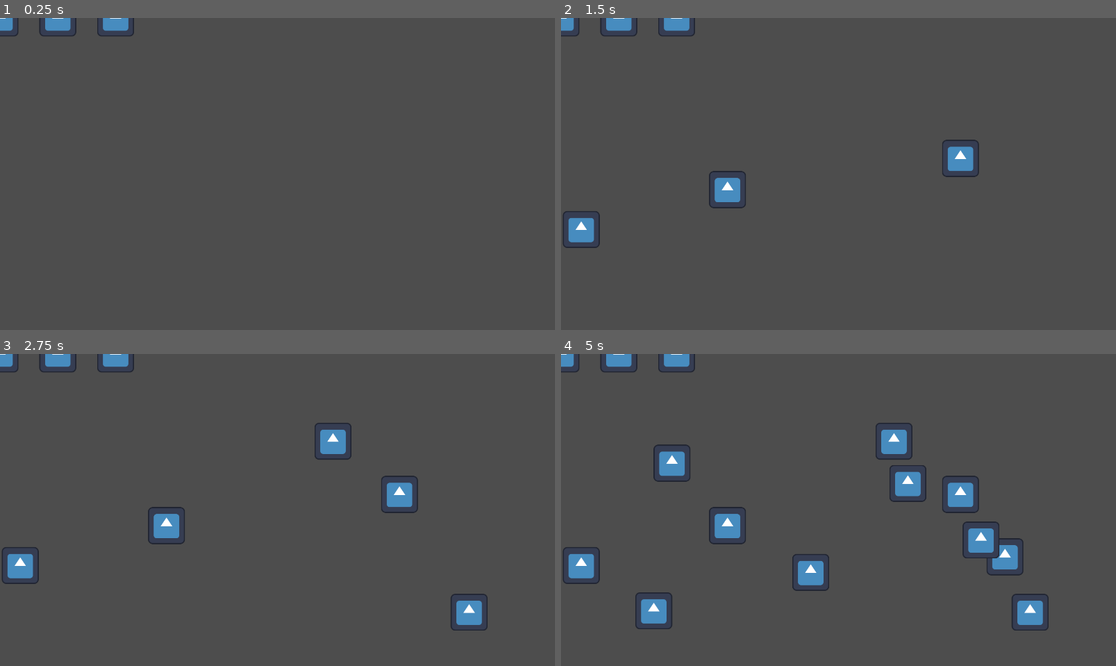
Above: before the commit, frames 1-4 (two rows, left to right).
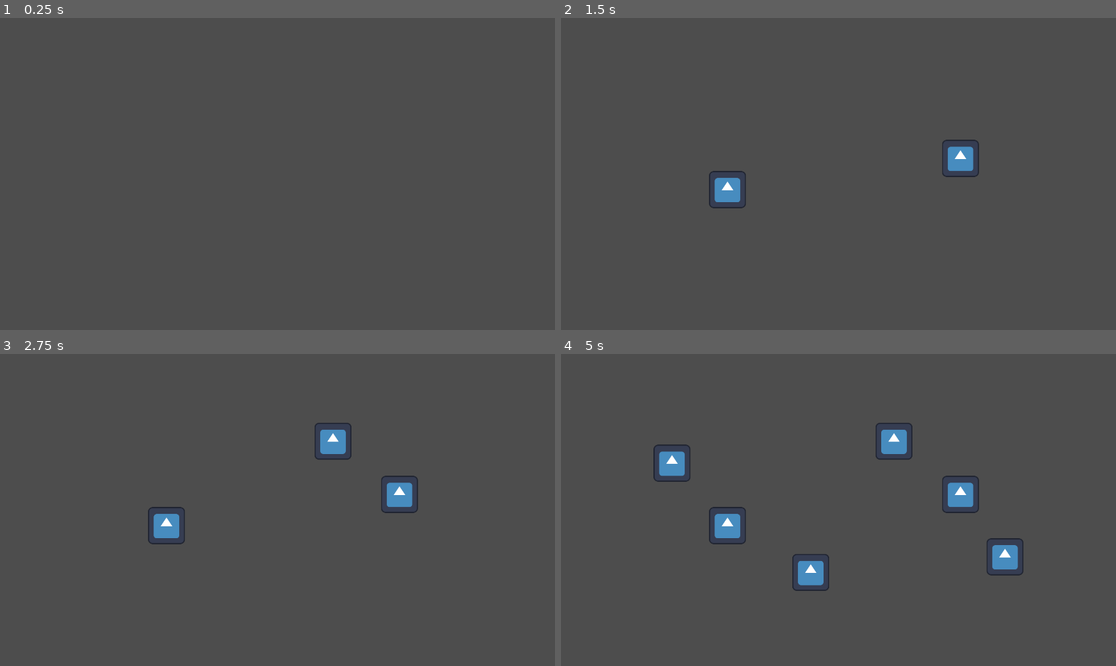
Above: after the commit, the same moments.

Repository: CrazyKamel/ggjMakeMeLaugh
Game: Godot game, scene res://main.tscn
Two runs of this game, one before a commit and one after it. Both use one fixed random seed, a clock stepped at 60 frames per second and the inputs below. The engine's default icon, where the game draws it, is replaced by a stand-in: a white triangle on a blue panel in a dark square.
Inputs (mouse positions are in pixels of both pictures, inside the frame that each line leads up to):
- Up to frame 1 (0.25 s): no input
- Up to frame 2 (1.5 s): tap Enter at 0.5 s; move the mouse to (960, 158) at 0.52 s; click (960, 158) at 0.67 s; tap Space at 1.25 s; move the mouse to (727, 189) at 1.27 s; click (727, 189) at 1.42 s
- Up to frame 3 (2.75 s): move the mouse to (333, 441) at 2.02 s; click (333, 441) at 2.17 s
- Up to frame 4 (5 s): tap Enter at 2.75, 4.25 s; move the mouse to (810, 572) at 2.77 s; click (810, 572) at 2.92 s; tap Space at 3.5 s; move the mouse to (1005, 556) at 3.52 s; click (1005, 556) at 3.67 s; move the mouse to (672, 463) at 4.27 s; click (672, 463) at 4.42 s

The runs differ from the first frame. In frame 1, 0.6% of the frame differs, in the area x 0-25%, y 0-6%; in frame 2, 1.1%; in frame 3, 1.5%; in frame 4, 3.0%, in the area x 0-88%, y 0-89%.

Commit message:
Spawn from click

Diff:
--- a/main.gd
+++ b/main.gd
@@ -14,6 +14,7 @@
 	var instance = messager.instantiate()
 	instance.position = pos
 	add_child(instance)
+	print("Spawned at ", pos)
 
 func _timeout() -> void:
 	var x = rng.randi_range(messWidth/2, get_window().size.x - messWidth/2)
@@ -24,7 +25,7 @@
 func _init():
 	var timer = Timer.new()
 	add_child(timer)
-	timer.autostart = true
+	timer.autostart = false
 	timer.one_shot = false
 	timer.wait_time = 1
 	timer.connect("timeout", self._timeout)
@@ -36,9 +37,6 @@
 
 
 func _ready():
-	inst(Vector2(0,0))
-	inst(Vector2(200,0))
-	inst(Vector2(400,0))
 	pass # Replace with function body.
 
 
